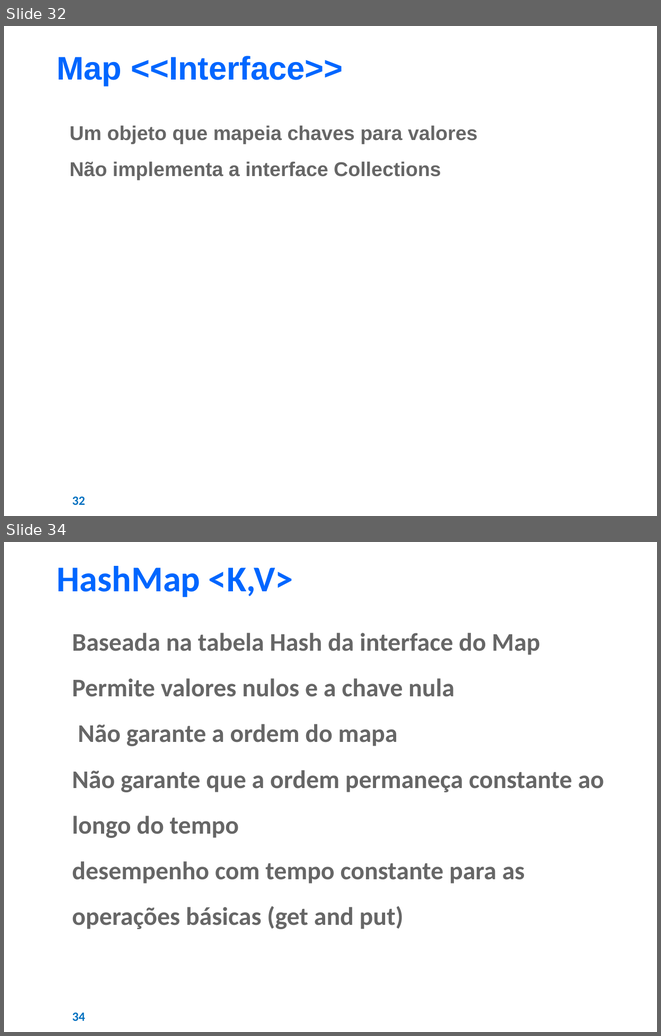
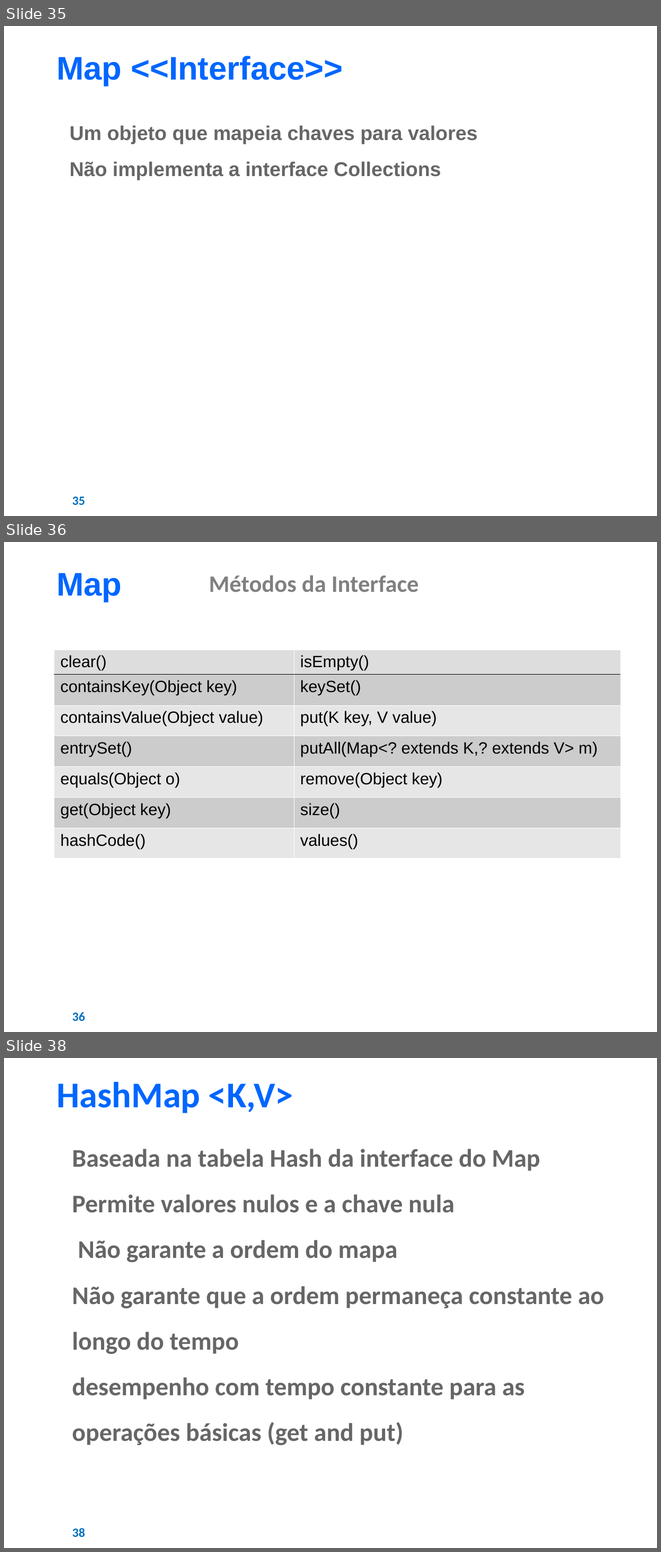
Before and after one commit to AJKFreitas/collections-learning, a slide deck: Estudos - Collections Framework.pptx. Shown one above the other, each under a label of ours: slides 32 and 34 before the commit, slides 35, 36 and 38 after it; the slides between them are not shown. The pictures are 661x1036 and 661x1552 pixels, drawn with LibreOffice and Linux fonts; fonts in the diff are those of the drawing; background and template pictures are left out. Boxes give left, top, right and bottom in pixels: in the first picture for what was removed or moved away, otherwise in the second. Text is boxed around its words. In the diff, an @@ line names an element or a change of style, - is before the commit and + after.

```diff
--- a/Estudos - Collections Framework.pptx
+++ b/Estudos - Collections Framework.pptx
@@ slide 36 added at (x1=4, y1=542, x2=657, y2=1032), background #FFFFFF @@
@@ text added at (x1=56, y1=573, x2=122, y2=602), 36 pt, text #0066FF, bold @@
+Map
@@ text added at (x1=209, y1=575, x2=419, y2=592), 26 pt, text #808080, bold @@
+Métodos da Interface
@@ table added at (x1=54, y1=650, x2=620, y2=864), 7 rows, 2 columns @@
+clear() | isEmpty()
+containsKey(Object key) | keySet()
+containsValue(Object value) | put(K key, V value)
+entrySet() | putAll(Map<? extends K,? extends V> m)
+equals(Object o) | remove(Object key)
+get(Object key) | size()
+hashCode() | values()
@@ page number added at (x1=72, y1=1012, x2=85, y2=1021), 14 pt, text #0070C0, bold @@
+36
@@ what was slide 32 is now slide 35 @@
@@ page number at (x1=72, y1=496, x2=85, y2=505): text changed @@
-32
+35
@@ what was slide 34 is now slide 38 @@
@@ page number at (x1=72, y1=1528, x2=85, y2=1537): text changed @@
-34
+38
```
Also in this commit, not shown: 16 slides changed, 5 other slides added, 2 slides removed, 1 other file.
